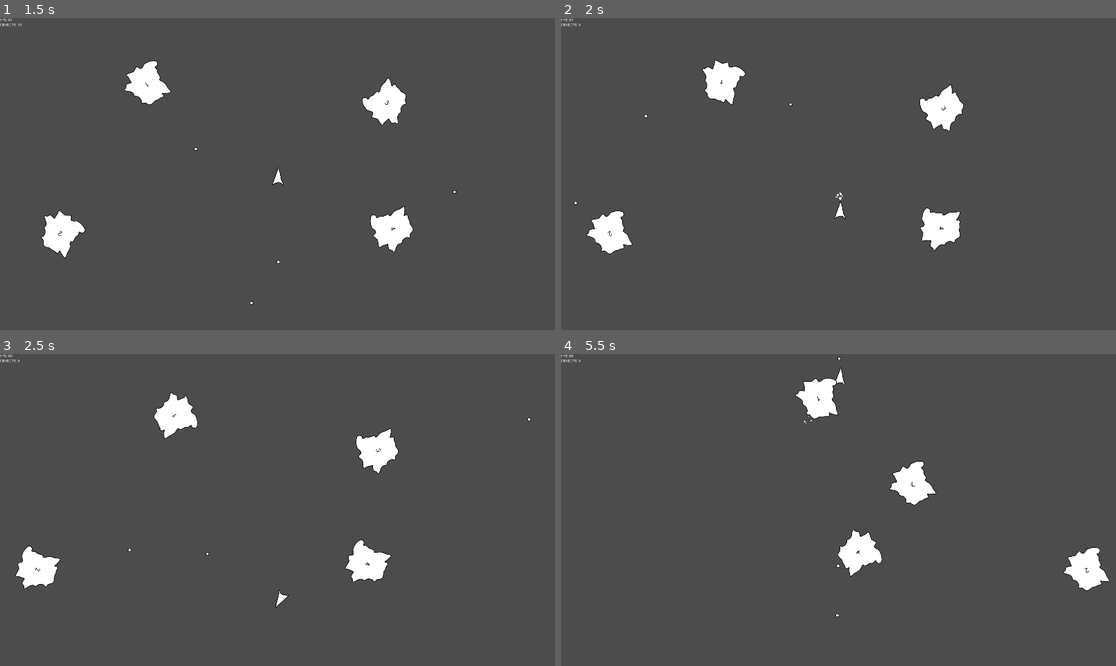
Above: before the commit, frames 1-4 (two rows, left to right).
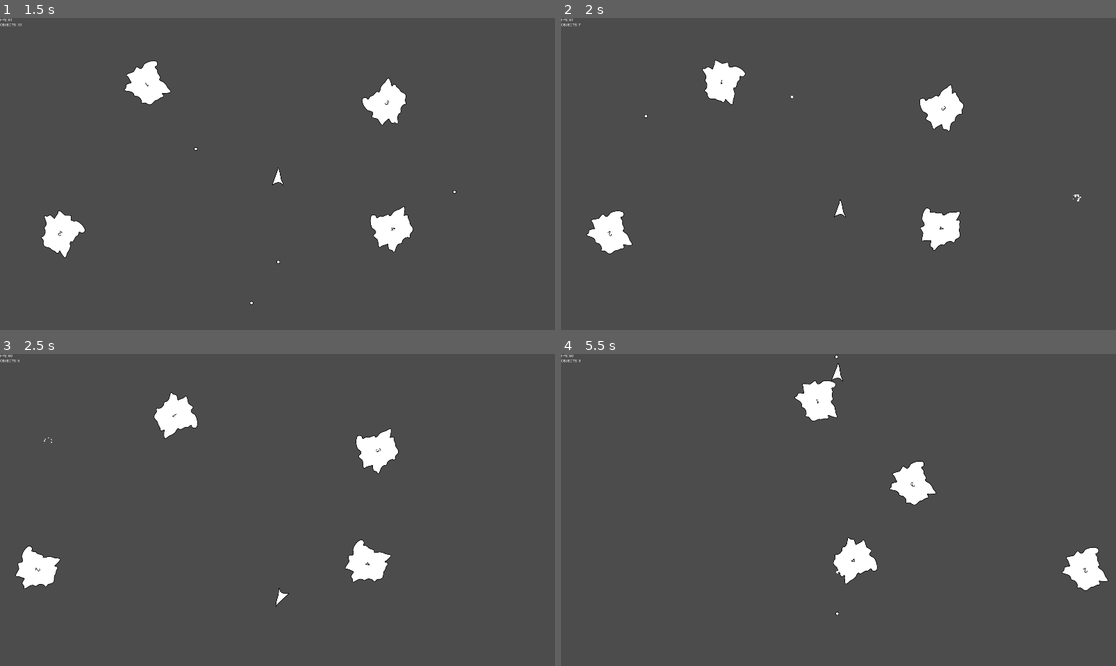
Above: after the commit, the same moments.

Repository: ETdoFresh/kasteroids
Game: Godot game, scene res://world.tscn
Two runs of this game, one before a commit and one after it. Both use one fixed random seed, a clock stepped at 60 frames per second and the inputs below.
Inputs:
- Up to frame 1 (1.5 s): tap Enter at 0.5 s; hold D (player_right) 0.53-1.28 s; hold Space (player_fire) 0.53-1.28 s; hold Down (player_down) from 1.28 s (still down); tap Ctrl at 1.35 s
- Up to frame 2 (2 s): keep holding Down (player_down)
- Up to frame 3 (2.5 s): release Down (player_down) at 2.03 s; hold D (player_right) from 2.03 s (still down); tap R at 2.1 s
- Up to frame 4 (5.5 s): release D (player_right) at 2.78 s; hold Up (player_up) 2.78-3.53 s; tap Space (player_fire) at 2.85 s; hold Ctrl 3.53-4.28 s; hold A (player_left) 3.53-5.03 s; tap R at 4.35 s; hold Down (player_down) from 5.03 s (still down); hold Space (player_fire) from 5.03 s (still down)

Frame 1 is identical in both runs. In frame 2, less than 0.1% of the frame differs, in the area x 2-94%, y 1-65%; in frame 3, less than 0.1%; in frame 4, 1.0%, in the area x 3-99%, y 0-85%.

Commit message:
Add delete timer to bullet and deletes on timer finish. Close #95

Diff:
--- a/functions/bullet.gd
+++ b/functions/bullet.gd
@@ -21,8 +21,14 @@
             new_bullet.rotation = ship.gun.global_rotation
             new_bullet.linear_velocity = Vector2(0, -800).rotated(ship.gun.global_rotation)
             new_bullet.spawn_sound.play()
-            new_objects.append(NODE.to_dictionary(new_bullet))
+            new_objects.append(new_bullet_from_node(new_bullet))
     return new_objects
+
+static func new_bullet_from_node(bullet_node: Node) -> Dictionary:
+    var bullet = NODE.to_dictionary(bullet_node)
+    bullet["destroy_timer"] = bullet_node.destroy_timer
+    bullet["destroy_time"] = bullet_node.destroy_time
+    return bullet
 
 static func is_bullet(object: Dictionary) -> bool:
     return "type" in object and object.type == "Bullet"
@@ -40,3 +46,11 @@
         bullet_particles.global_position = object.position
         world.add_child(bullet_particles)
     return object
+
+static func delete_on_timer(object: Dictionary, delta: float) -> Dictionary:
+    if is_bullet(object):
+        object = object.duplicate()
+        object.destroy_timer += delta
+        if object.destroy_timer >= object.destroy_time:
+            object["queue_free"] = true
+    return object
--- a/functions/state.gd
+++ b/functions/state.gd
@@ -35,6 +35,7 @@
     state.objects = LIST.map(state.objects, funcref(WRAP, "wrap"))
     state.objects = LIST.map(state.objects, funcref(SOUND, "play_collision_sound")) # Side-effect
     state.objects = LIST.map(state.objects, funcref(BULLET, "delete_on_collide"))
+    state.objects = LIST.map1(state.objects, funcref(BULLET, "delete_on_timer"), delta)
     state.objects = LIST.map1(state.objects, funcref(BULLET, "spawn_bullet_particles_on_destroy"), world) # Side-effect
     state.objects = LIST.map(state.objects, funcref(NODE, "queue_free")) # Side-effect
     state.objects = OBJECT.queue_free(state.objects)
--- a/scenes/bullet/bullet_data.gd
+++ b/scenes/bullet/bullet_data.gd
@@ -6,8 +6,10 @@
 export var angular_velocity = 0.0
 export var mass = 0.15
 export var bounce_coeff = 0.2
+export var destroy_time = 1
 
 var id = -1
+var destroy_timer = 0
 
 onready var collision_shapes_2d = []
 onready var spawn_sound = $SpawnSound
